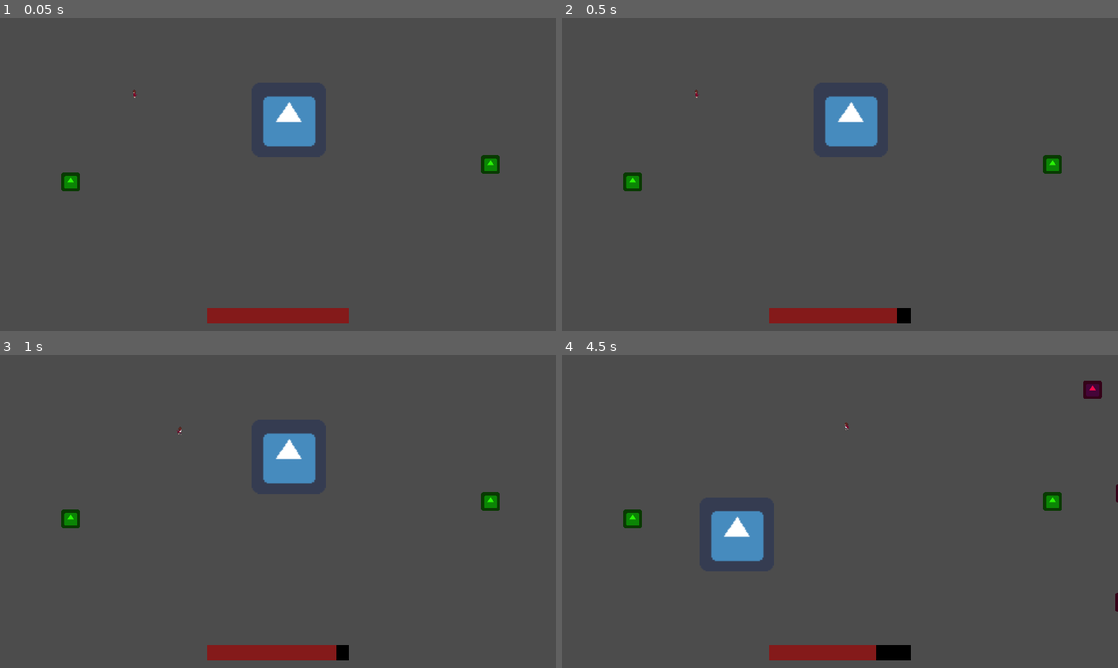
Above: before the commit, frames 1-4 (two rows, left to right).
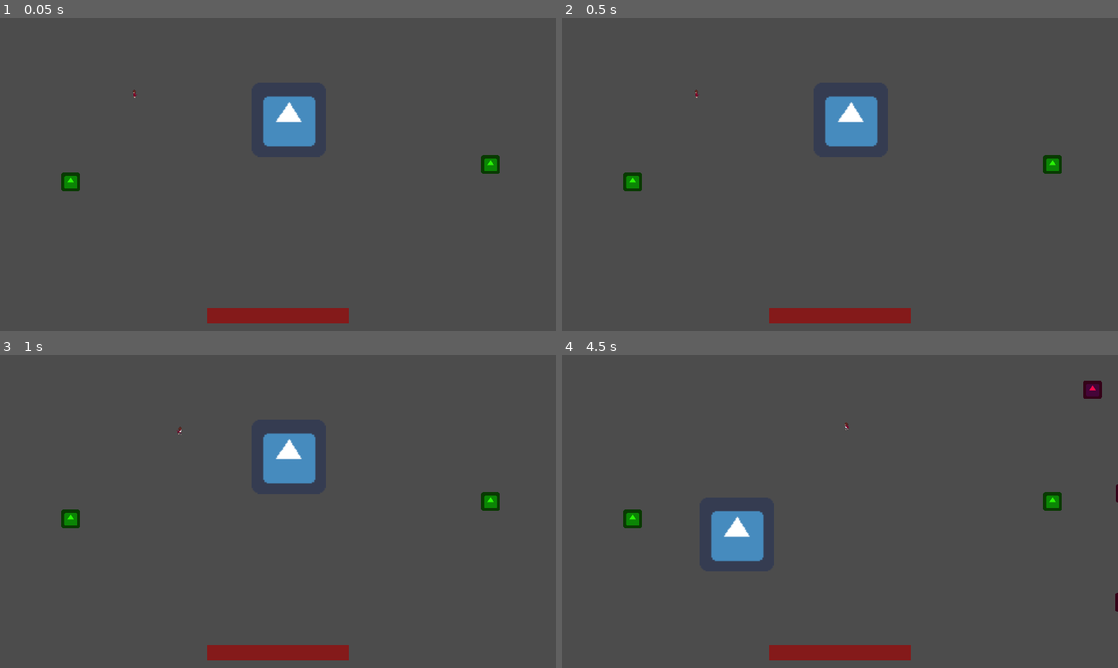
Above: after the commit, the same moments.

Repository: LadyVolk/The-Modern-Triad
Game: Godot game, scene res://Level.tscn
Same seed, same stepped clock (60 frames per second), same inputs: the game is played once before the commit and once after it. The engine's default icon, where the game draws it, is replaced by a stand-in: a white triangle on a blue panel in a dark square.
Inputs (mouse positions are in pixels of both pictures, inside the frame that each line leads up to):
- Up to frame 1 (0.05 s): no input
- Up to frame 2 (0.5 s): no input
- Up to frame 3 (1 s): move the mouse to (400, 495) at 0.52 s; hold D (player_right) from 0.53 s (still down); hold Right mouse button (melee_attack) from 0.53 s (still down)
- Up to frame 4 (4.5 s): move the mouse to (728, 527) at 1.27 s; release D (player_right) at 1.28 s; release Right mouse button (melee_attack) at 1.28 s; hold S (player_down) 1.28-2.03 s; tap Space (player_dash) at 1.35 s; move the mouse to (895, 442) at 2.02 s; press the mouse at (895, 442) at 2.03 s; hold D (player_right) 2.03-2.78 s; tap Enter at 2.75 s; move the mouse to (812, 574) at 2.77 s; release the mouse at (812, 574) at 2.78 s; hold W (player_up) 2.78-3.53 s; right-click (812, 574) at 2.85 s; move the mouse to (1006, 558) at 3.52 s; hold Space (player_dash) 3.53-4.28 s; hold A (player_left) from 3.53 s (still down); move the mouse to (673, 464) at 4.27 s; click (673, 464) at 4.35 s

Frame 1 is identical in both runs. In frame 2, 0.1% of the frame differs, in the area x 60-63%, y 92-98%; in frame 3, 0.1%; in frame 4, 0.3%, in the area x 56-63%, y 92-98%.

Commit message:
fake speed bosts implemented

Diff:
--- /dev/null
+++ b/game/Bosses/Depression/FakeSpeedBoost.gd
@@ -0,0 +1,14 @@
+extends Node2D
+
+var region
+
+func _ready():
+	pass
+
+func _on_Area2D_body_entered(body):
+	if body.is_in_group("player"):
+		activate(body)
+
+
+func activate(player):
+	queue_free()
--- /dev/null
+++ b/game/Bosses/Depression/FakeSpeedBoost.tscn
@@ -0,0 +1,21 @@
+[gd_scene load_steps=4 format=2]
+
+[ext_resource path="res://Bosses/Depression/FakeSpeedBoost.gd" type="Script" id=1]
+[ext_resource path="res://icon.png" type="Texture" id=2]
+
+[sub_resource type="RectangleShape2D" id=1]
+extents = Vector2( 33.8463, 33.3406 )
+
+[node name="FakeSpeedBoost" type="Node2D"]
+script = ExtResource( 1 )
+
+[node name="Area2D" type="Area2D" parent="."]
+collision_mask = 2
+
+[node name="CollisionShape2D" type="CollisionShape2D" parent="Area2D"]
+shape = SubResource( 1 )
+
+[node name="Sprite" type="Sprite" parent="."]
+modulate = Color( 0.211765, 0.858824, 0.101961, 1 )
+texture = ExtResource( 2 )
+[connection signal="body_entered" from="Area2D" to="." method="_on_Area2D_body_entered"]
--- a/game/Level.gd
+++ b/game/Level.gd
@@ -3,6 +3,7 @@
 const PROJECTILE = preload("res://Projectile.tscn")
 const SPEED_BOOST = preload("res://Bosses/Depression/SpeedBoost.tscn")
 const NEGATIVITY = preload("res://Bosses/Depression/Negativity.tscn")
+const FAKE_SPEED_BOOST = preload("res://Bosses/Depression/FakeSpeedBoost.tscn")
 
 onready var player = $Player
 onready var timer = $SpeedBoostTimer
@@ -18,6 +19,7 @@
 	boss.connect("new_target_position", self, "get_boss_position")
 	create_boost()
 	create_boost()
+
 
 func player_shoot(pos, direction):
 	var new_projectile = PROJECTILE.instance()
@@ -61,6 +63,40 @@
 									which_area.position.y+shape.extents.y)
 
 
+func create_fake_boost():
+	var new_boost
+	randomize()
+	var which_area
+	if $FakeSpeedBoosts.get_child_count() == 0:
+		new_boost = FAKE_SPEED_BOOST.instance()
+		$FakeSpeedBoosts.add_child(new_boost)
+		if randf() >= 0.5:
+			which_area = $BoostSpawnAreaL
+			new_boost.region = REGION.left
+		else:
+			which_area = $BoostSpawnAreaR
+			new_boost.region = REGION.right
+
+	elif $FakeSpeedBoosts.get_child_count() == 1:
+		new_boost = FAKE_SPEED_BOOST.instance()
+		$FakeSpeedBoosts.add_child(new_boost)
+		if $FakeSpeedBoosts.get_child(0).region == REGION.left:
+			which_area = $BoostSpawnAreaR
+			new_boost.region = REGION.right
+		else:
+			which_area = $BoostSpawnAreaL
+			new_boost.region = REGION.left
+	else:
+		return
+
+	var shape = which_area.get_node("CollisionShape").shape
+
+	new_boost.position.x = rand_range(which_area.position.x-shape.extents.x,
+									which_area.position.x+shape.extents.x)
+	new_boost.position.y = rand_range(which_area.position.y-shape.extents.y,
+									which_area.position.y+shape.extents.y)
+
+
 func boss_shoot(pos, direction):
 	var new_projectile = NEGATIVITY.instance()
 	$Projectiles.add_child(new_projectile)
@@ -80,3 +116,11 @@
 
 func get_boss_position():
 	boss.target_destination = random_position()
+
+
+func _on_SpeedBoostTimer_timeout():
+	if boss.boss_state == 3:
+		create_boost()
+		create_fake_boost()
+	else:
+		create_boost()
--- a/game/Level.tscn
+++ b/game/Level.tscn
@@ -42,6 +42,8 @@
 
 [node name="Projectiles" type="Node" parent="."]
 
+[node name="FakeSpeedBoosts" type="Node" parent="."]
+
 [node name="SpeedBoosts" type="Node" parent="."]
 
 [node name="Depression" parent="." instance=ExtResource( 4 )]
@@ -67,4 +69,4 @@
 
 [node name="CollisionShape2D" type="CollisionShape2D" parent="BossArea"]
 shape = SubResource( 2 )
-[connection signal="timeout" from="SpeedBoostTimer" to="." method="create_boost"]
+[connection signal="timeout" from="SpeedBoostTimer" to="." method="_on_SpeedBoostTimer_timeout"]
--- a/game/Player.gd
+++ b/game/Player.gd
@@ -27,6 +27,7 @@
 var attacking = false
 var stunned = false
 var player_hit_stun = 0.1
+var debug = true
 
 const melee_damage = 5
 const dash_time = 0.2
@@ -140,6 +141,10 @@
 
 
 func take_damage(damage):
+
+	if debug:
+		return
+
 	health -= damage
 
 	emit_signal("update_health", health)
